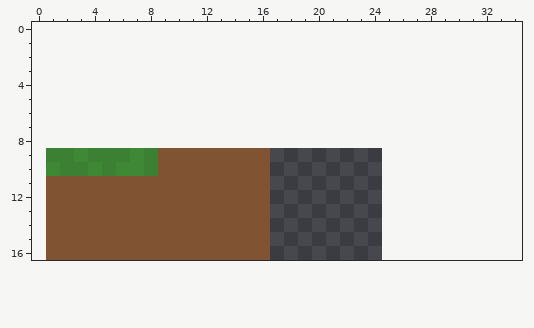
Pixel-art sprite: textures/dirt/dirt.png. Above, as it was before the edit.
The file is 24x8 pixels. Colours within 5 levels of each other are drawn and written as one. The old version is drawn lined up with the new one, on the new canvas.
After the commit:
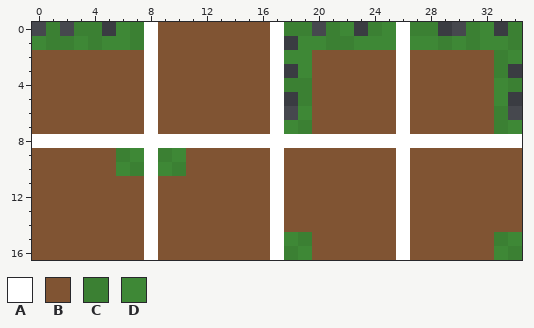
Palette (. is transparent): A #ffffff  B #805433  C #3b8033  D #3e8836
From old to new:
canvas 24x8 -> 35x17, the old top-left corner now at 1,9
@@ x 0..34 @@
- 0 ...................................
- 1 ...................................
- 2 ...................................
- 3 ...................................
- 4 ...................................
- 5 ...................................
- 6 ...................................
- 7 ...................................
- 8 ...................................
- 9 .CCDCCCDCBBBBBBBB..................
-10 .DCCDCDDCBBBBBBBB..................
-11 .BBBBBBBBBBBBBBBB..................
-12 .BBBBBBBBBBBBBBBB..................
-13 .BBBBBBBBBBBBBBBB..................
-14 .BBBBBBBBBBBBBBBB..................
-15 .BBBBBBBBBBBBBBBB..................
-16 .BBBBBBBBBBBBBBBB..................
+ 0 .C.CC.DCABBBBBBBBACC.CD.CDACC..CD.C
+ 1 DCCDCDDCABBBBBBBBA.DDCCDDDADDCDCDDC
+ 2 BBBBBBBBABBBBBBBBADDBBBBBBABBBBBBCD
+ 3 BBBBBBBBABBBBBBBBA.DBBBBBBABBBBBBC.
+ 4 BBBBBBBBABBBBBBBBACCBBBBBBABBBBBBDC
+ 5 BBBBBBBBABBBBBBBBA.CBBBBBBABBBBBBD.
+ 6 BBBBBBBBABBBBBBBBA.DBBBBBBABBBBBBC.
+ 7 BBBBBBBBABBBBBBBBADCBBBBBBABBBBBBCD
+ 8 AAAAAAAAAAAAAAAAAAAAAAAAAAAAAAAAAAA
+ 9 BBBBBBCDACDBBBBBBABBBBBBBBABBBBBBBB
+10 BBBBBBDCADCBBBBBBABBBBBBBBABBBBBBBB
+11 BBBBBBBBABBBBBBBBABBBBBBBBABBBBBBBB
+12 BBBBBBBBABBBBBBBBABBBBBBBBABBBBBBBB
+13 BBBBBBBBABBBBBBBBABBBBBBBBABBBBBBBB
+14 BBBBBBBBABBBBBBBBABBBBBBBBABBBBBBBB
+15 BBBBBBBBABBBBBBBBADCBBBBBBABBBBBBCD
+16 BBBBBBBBABBBBBBBBACDBBBBBBABBBBBBDC
